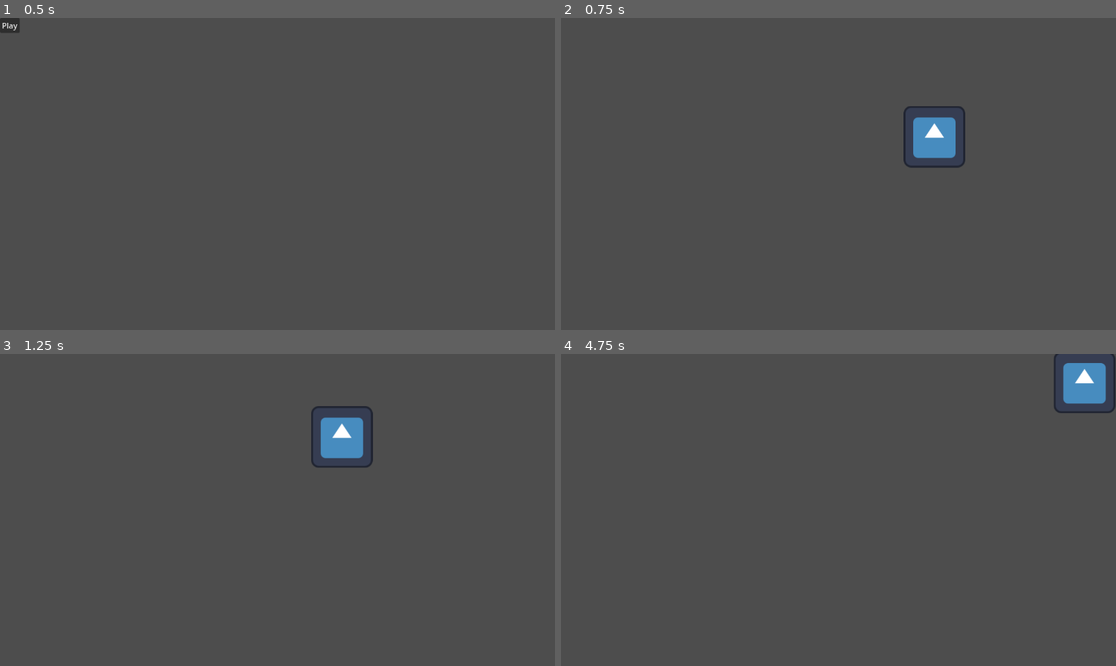
Above: before the commit, frames 1-4 (two rows, left to right).
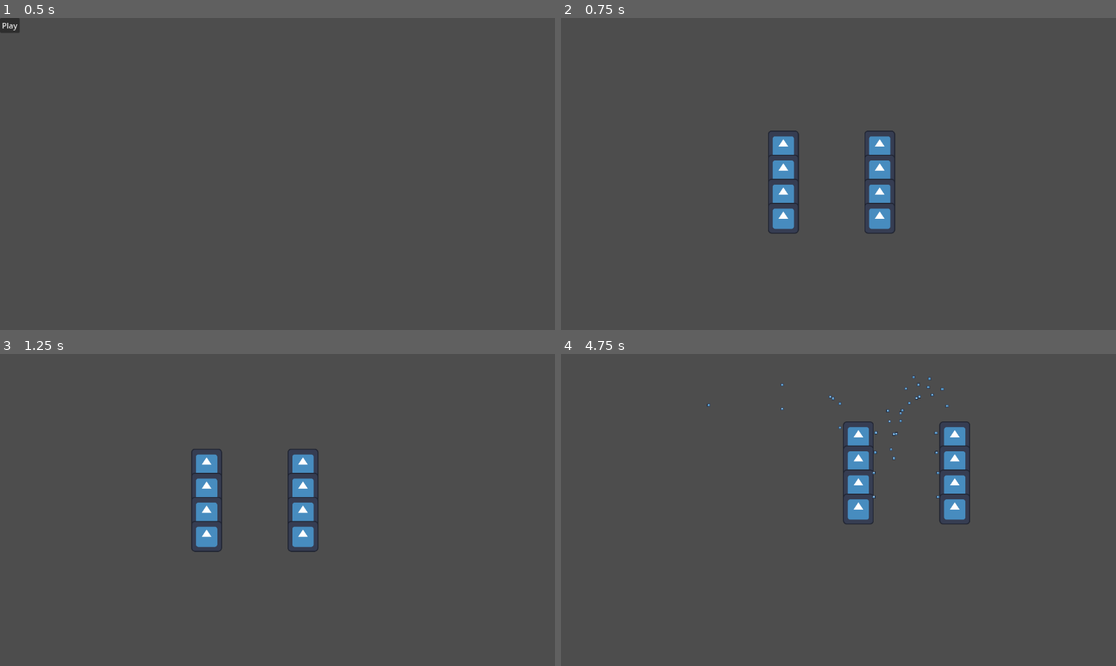
Above: after the commit, the same moments.

Repository: laurentiu-racovcen/valenced-arena
Game: Godot game, scene res://scenes/Main.tscn
The game is run twice, just before and just after one commit, with the same random seed, the same clock (stepped at 60 frames per second) and the same inputs. The engine's default icon, where the game draws it, is replaced by a stand-in: a white triangle on a blue panel in a dark square.
Inputs:
- Up to frame 1 (0.5 s): no input
- Up to frame 2 (0.75 s): click "Play" at 0.5 s
- Up to frame 3 (1.25 s): no input
- Up to frame 4 (4.75 s): no input

Frame 1 is identical in both runs. In frame 2, 3.7% of the frame differs, in the area x 37-73%, y 28-70%; in frame 3, 3.7%; in frame 4, 3.8%, in the area x 26-100%, y 0-55%.

Commit message:
VALENCED-15

Diff:
--- a/game/data/configs/agent_configs.json
+++ b/game/data/configs/agent_configs.json
@@ -1,11 +1,11 @@
 {
   "default": {
-    "max_hp": 100,
-    "move_speed": 200,
-    "damage_per_shot": 10,
-    "fire_rate": 2.0,
-    "ammo_max": 30,
-    "reload_time": 2.0,
-    "los_range": 300
+	"max_hp": 100,
+	"move_speed": 200,
+	"damage_per_shot": 10,
+	"fire_rate": 2.0,
+	"ammo_max": 30,
+	"reload_time": 2.0,
+	"los_range": 300
   }
 }
--- a/game/data/configs/mode_configs.json
+++ b/game/data/configs/mode_configs.json
@@ -1,9 +1,9 @@
 {
   "Survival": {
-    "time_limit": 120
+	"time_limit": 120
   },
   "KOTH": {
-    "time_limit": 180,
-    "max_score": 100
+	"time_limit": 180,
+	"max_score": 100
   }
 }
--- a/game/scenes/Battle.tscn
+++ b/game/scenes/Battle.tscn
@@ -1,9 +1,10 @@
-[gd_scene load_steps=5 format=3 uid="uid://qvxqg4ympsv0"]
+[gd_scene load_steps=6 format=3 uid="uid://qvxqg4ympsv0"]
 
 [ext_resource type="Script" uid="uid://bx8mi6f5vmlrn" path="res://scripts/core/GameManager.gd" id="1_bdmed"]
-[ext_resource type="PackedScene" uid="uid://cbxmlg03fyu8e" path="res://scenes/agents/Agent.tscn" id="2_0448q"]
 [ext_resource type="PackedScene" uid="uid://dxoskq82w5h82" path="res://scenes/GameMap.tscn" id="3_6grd4"]
 [ext_resource type="PackedScene" uid="uid://48306k40p4j4" path="res://scenes/Team.tscn" id="4_0y4rl"]
+[ext_resource type="Script" uid="uid://dw7c674raetoj" path="res://scripts/ui/HUD.gd" id="5_ggyc1"]
+[ext_resource type="Script" uid="uid://k0uf5vefakkv" path="res://scripts/stats/StatsManager.gd" id="6_p8l6q"]
 
 [node name="Battle" type="Node2D"]
 
@@ -12,15 +13,25 @@
 
 [node name="AgentsRoot" type="Node2D" parent="."]
 
-[node name="Agent" parent="AgentsRoot" instance=ExtResource("2_0448q")]
-position = Vector2(804, 263)
-
 [node name="GameMap" parent="." instance=ExtResource("3_6grd4")]
 
 [node name="Teams" type="Node" parent="."]
 
 [node name="TeamA" parent="Teams" instance=ExtResource("4_0y4rl")]
-teamName = "Losers"
+teamName = "TeamA"
 
 [node name="TeamB" parent="Teams" instance=ExtResource("4_0y4rl")]
-teamName = "winners"
+teamName = "TeamB"
+
+[node name="UIRoot" type="Control" parent="."]
+layout_mode = 3
+anchors_preset = 0
+offset_right = 40.0
+offset_bottom = 40.0
+script = ExtResource("5_ggyc1")
+
+[node name="StatsManager" type="Node" parent="."]
+script = ExtResource("6_p8l6q")
+
+[node name="Camera2D" type="Camera2D" parent="."]
+zoom = Vector2(0.5, 0.5)
--- a/game/scenes/agents/Agent.tscn
+++ b/game/scenes/agents/Agent.tscn
@@ -1,7 +1,8 @@
-[gd_scene load_steps=4 format=3 uid="uid://cbxmlg03fyu8e"]
+[gd_scene load_steps=5 format=3 uid="uid://cbxmlg03fyu8e"]
 
 [ext_resource type="Texture2D" uid="uid://dea53ruvjv3vg" path="res://icon.svg" id="1_blbl1"]
 [ext_resource type="Script" uid="uid://b13wtyyuft7v7" path="res://scripts/agents/Agent.gd" id="1_y8vf7"]
+[ext_resource type="Script" uid="uid://475hn1oegpoi" path="res://scripts/agents/AgentPerception.gd" id="3_hdfbc"]
 
 [sub_resource type="CircleShape2D" id="CircleShape2D_blbl1"]
 radius = 19.75
@@ -14,3 +15,6 @@
 
 [node name="CollisionShape2D" type="CollisionShape2D" parent="."]
 shape = SubResource("CircleShape2D_blbl1")
+
+[node name="AgentPerception" type="Node" parent="."]
+script = ExtResource("3_hdfbc")
--- a/game/scenes/bullets/Bullet.tscn
+++ b/game/scenes/bullets/Bullet.tscn
@@ -1,3 +1,18 @@
-[gd_scene format=3]
+[gd_scene load_steps=4 format=3 uid="uid://cyaci81wedemt"]
+
+[ext_resource type="Script" uid="uid://b26v1geg6rasl" path="res://scripts/bullets/Bullet.gd" id="1_jtypa"]
+[ext_resource type="Texture2D" uid="uid://dea53ruvjv3vg" path="res://icon.svg" id="2_qswsy"]
+
+[sub_resource type="CircleShape2D" id="CircleShape2D_qswsy"]
 
 [node name="Bullet" type="Area2D"]
+script = ExtResource("1_jtypa")
+
+[node name="CollisionShape2D" type="CollisionShape2D" parent="."]
+shape = SubResource("CircleShape2D_qswsy")
+
+[node name="Sprite2D" type="Sprite2D" parent="."]
+scale = Vector2(0.1, 0.1)
+texture = ExtResource("2_qswsy")
+
+[connection signal="body_entered" from="." to="." method="_on_Bullet_body_entered"]
--- a/game/scripts/agents/Agent.gd
+++ b/game/scripts/agents/Agent.gd
@@ -4,7 +4,6 @@
 enum Role { LEADER, ADVANCE, TANK, SUPPORT }
 
 @export var role: Role = Role.ADVANCE
-@export var team_id: int = 0
 
 @export var max_hp: int = 100
 @export var move_speed: float = 200.0
@@ -12,10 +11,16 @@
 @export var fire_rate: float = 2.0
 @export var ammo_max: int = 30
 @export var reload_time: float = 2.0
-@export var los_range: float = 300.0
+@export var los_range: float = 500.0
+@onready var perception: AgentPerception = $AgentPerception
 
 var hp: int
 var ammo: int
+var id: String = ""
+var team
+var map: GameMap
+var fire_cooldown: float = 2.0
+
 signal died(agent, killer)
 
 func _ready():
@@ -31,9 +36,39 @@
 		emit_signal("died", self, from_agent)
 		queue_free()
 
+func _try_shoot() -> void:
+	if not perception:
+		return
+	var enemies = perception.get_visible_enemies()
+	if enemies.is_empty():
+		return
+	var target = enemies[0]  # deocamdată luăm primul
+	fire_cooldown = 1.0 / fire_rate
+
+	var bullet_scene = preload("res://scenes/bullets/Bullet.tscn")
+	var bullet = bullet_scene.instantiate() as Bullet
+	get_tree().current_scene.add_child(bullet)
+
+	# direcția spre țintă
+	var dir = (target.global_position - global_position).normalized()
+	bullet.direction = dir
+	bullet.owner = self
+	bullet.damage = damage_per_shot
+
+	# îl spawnăm un pic în fața agentului, nu exact în el
+	var spawn_offset = dir * 50.0   # 20 de pixeli în față
+	bullet.global_position = global_position + spawn_offset
+
+	print(name, " trage spre ", target.name, " cu dir=", dir)
+
+
 func _physics_process(delta: float) -> void:
-	# se mișcă într-un cerc în jurul originii
+	# mișcare simplă de test
 	var t = Time.get_ticks_msec() / 1000.0
 	var dir = Vector2.RIGHT.rotated(t)
 	velocity = dir * move_speed
 	move_and_slide()
+
+	fire_cooldown -= delta
+	if fire_cooldown <= 0.0:
+		_try_shoot()
--- a/game/scripts/agents/AgentPerception.gd
+++ b/game/scripts/agents/AgentPerception.gd
@@ -1,5 +1,32 @@
 extends Node
 class_name AgentPerception
 
+var agent: Agent
+
+func _ready() -> void:
+	agent = get_parent() as Agent
+
 func get_visible_enemies() -> Array:
-	return []
+	if not agent or not agent.map:
+		return []
+
+	var agents_root = agent.get_parent()
+	while agents_root and agents_root.name != "AgentsRoot":
+		agents_root = agents_root.get_parent()
+
+	if agents_root == null:
+		return []
+
+	var res: Array = []
+	for other in agents_root.get_children():
+		if other == agent:
+			continue
+		if other.team.id == agent.team.id:
+			continue
+
+		var dist = agent.global_position.distance_to(other.global_position)
+		if dist <= agent.los_range:
+			# aici poți folosi GameMap.has_line_of_sight dacă vrei
+			res.append(other)
+
+	return res
--- /dev/null
+++ b/game/scripts/bullets/Bullet.gd
@@ -0,0 +1,33 @@
+extends Area2D
+class_name Bullet
+
+@export var speed: float = 300
+var direction: Vector2 = Vector2.ZERO
+var damage: int = 10
+
+var traveled_distance: float = 0.0
+@export var max_distance: float = 2000.0
+
+func _ready() -> void:
+	# ca să fim siguri că se apelează _physics_process
+	set_physics_process(true)
+
+func _physics_process(delta: float) -> void:
+	if direction == Vector2.ZERO:
+		return
+
+	var move_vec = direction * speed * delta
+	global_position += move_vec
+
+	traveled_distance += move_vec.length()
+	if traveled_distance > max_distance:
+		queue_free()
+
+func _on_Bullet_body_entered(body: Node) -> void:
+	# ignorăm propriul owner, ca să nu se distrugă instant
+	if body == owner:
+		return
+
+	if body is Agent:
+		body.take_damage(damage, owner)
+		queue_free()
--- a/game/scripts/core/GameManager.gd
+++ b/game/scripts/core/GameManager.gd
@@ -3,38 +3,90 @@
 enum GameModeType { SURVIVAL, KOTH, CTF, TRANSPORT }
 
 @export var mode_type: GameModeType = GameModeType.SURVIVAL
-var mode = null
+@export var agents_per_team: int = 4
+@export var agent_scene: PackedScene = preload("res://scenes/agents/Agent.tscn")
+var mode: GameModeBase = null
 var time_left: float = 120.0
 
 func _ready():
+	_spawn_agents()
+	_register_agents_to_teams()
 	_init_mode()
+	_connect_agent_signals()
 
 func _process(delta: float) -> void:
 	time_left -= delta
 	if time_left <= 0.0:
 		time_left = 0.0
-		if mode and "on_time_expired" in mode:
+		if mode and mode.has_method("on_time_expired"):
 			mode.on_time_expired()
-	if mode and "update" in mode:
+	if mode:
 		mode.update(delta)
 
 func _init_mode() -> void:
 	match mode_type:
 		GameModeType.SURVIVAL:
-			mode = load("res://scripts/modes/SurvivalMode.gd").new()
+			mode = SurvivalMode.new()
 		GameModeType.KOTH:
-			mode = load("res://scripts/modes/KothMode.gd").new()
+			mode = KothMode.new()
 		GameModeType.CTF:
-			mode = load("res://scripts/modes/CtfMode.gd").new()
+			mode = CtfMode.new()
 		GameModeType.TRANSPORT:
-			mode = load("res://scripts/modes/TransportMode.gd").new()
+			# deocamdată poți lăsa null
+			mode = null
+
 	if mode:
 		add_child(mode)
-		if "setup" in mode:
-			mode.setup(self)
+		mode.setup(self)
+
+func _spawn_agents() -> void:
+	var agents_root = $"../AgentsRoot"
+	var map = $"../GameMap"
+	# de exemplu: două echipe, TeamA și TeamB
+	var teams_node = $"../Teams"
+	var team_nodes = teams_node.get_children()
+	if team_nodes.size() < 2:
+		return
+
+	for team_index in range(2):
+		for i in range(agents_per_team):
+			var agent = agent_scene.instantiate() as Agent
+			agents_root.add_child(agent)
+			var base_x = -200 if team_index == 0 else 200
+			var base_y = -100 + i * 100
+			agent.global_position = Vector2(base_x, base_y)
+			agent.map = map
+
+
+func _register_agents_to_teams() -> void:
+	if not has_node("../Teams"):
+		return
+	var teams_node = $"../Teams"
+
+	var agents = get_all_agents()
+	if agents.is_empty():
+		return
+
+	var team_nodes = teams_node.get_children()
+
+	if team_nodes.size() < 2:
+		return
+	var half = agents.size() / 2
+	for i in range(agents.size()):
+		var agent = agents[i]
+		var team = team_nodes[0] if i < half else team_nodes[1]
+		team.add_member(agent)
+
+func _connect_agent_signals() -> void:
+	for a in get_all_agents():
+		if not a.is_connected("died", Callable(self, "_on_agent_died")):
+			a.connect("died", Callable(self, "_on_agent_died"))
+
+func _on_agent_died(agent, killer) -> void:
+	on_agent_killed(agent, killer)
 
 func on_agent_killed(agent, killer) -> void:
-	if mode and "on_agent_killed" in mode:
+	if mode and mode.has_method("on_agent_killed"):
 		mode.on_agent_killed(agent, killer)
 	if has_node("../StatsManager"):
 		$"../StatsManager".on_agent_killed(agent, killer)
--- a/game/scripts/modes/SurvivalMode.gd
+++ b/game/scripts/modes/SurvivalMode.gd
@@ -7,20 +7,22 @@
 	super(ctx)
 	team_alive = {}
 	for a in context.get_all_agents():
-		if not team_alive.has(a.team_id):
-			team_alive[a.team_id] = 0
-		team_alive[a.team_id] += 1
+		if not team_alive.has(a.team.id):
+			team_alive[a.team.id] = 0
+		team_alive[a.team.id] += 1
 
 func update(delta: float) -> void:
+	# deocamdată nu facem nimic aici
 	pass
 
 func on_agent_killed(agent, killer) -> void:
-	if team_alive.has(agent.team_id):
-		team_alive[agent.team_id] -= 1
-		if team_alive[agent.team_id] <= 0:
+	if team_alive.has(agent.team.id):
+		team_alive[agent.team.id] -= 1
+		if team_alive[agent.team.id] <= 0:
+			# toate unitățile din echipa asta au murit → cealaltă echipă câștigă
 			var winning_team := -1
 			for t in team_alive.keys():
-				if t != agent.team_id:
+				if t != agent.team.id:
 					winning_team = t
 			context.on_round_ended(winning_team)
 
--- a/game/scripts/stats/StatsManager.gd
+++ b/game/scripts/stats/StatsManager.gd
@@ -2,9 +2,9 @@
 class_name StatsManager
 
 func on_agent_killed(agent, killer) -> void:
-    # logare KDA, DPS, etc.
-    pass
+	# logare KDA, DPS, etc.
+	pass
 
 func on_round_ended(winning_team: int) -> void:
-    # salvează statistici de meci
-    pass
+	# salvează statistici de meci
+	pass
--- a/game/scripts/team/Team.gd
+++ b/game/scripts/team/Team.gd
@@ -2,14 +2,20 @@
 class_name Team
 
 @export var teamName: String = "Team"
+var id
 var members: Array[Agent] = []
 @onready var comms: CommsManager = $Comms
-var map: GameMap
 
 func add_member(agent: Agent) -> void:
 	members.append(agent)
 	agent.team = self
-	agent.map = map
+	id = get_team_id()
 	if agent.id == "":
 		agent.id = agent.name
-	comms.register_agent(agent.id, agent)
+
+func get_team_id() -> int:
+	if name.ends_with("A"):
+		return 0
+	elif name.ends_with("B"):
+		return 1
+	return 0
--- a/game/scripts/ui/AgentInspector.gd
+++ b/game/scripts/ui/AgentInspector.gd
@@ -1,5 +1,5 @@
 extends Control
 
 func set_agent(agent) -> void:
-    # update UI cu info agent
-    pass
+	# update UI cu info agent
+	pass
--- a/game/scripts/ui/HUD.gd
+++ b/game/scripts/ui/HUD.gd
@@ -1,5 +1,15 @@
 extends Control
 
+@onready var label: Label = Label.new()
+
+func _ready() -> void:
+	label.text = ""
+	label.anchor_left = 0.5
+	label.anchor_top = 0.0
+	label.anchor_right = 0.5
+	label.anchor_bottom = 0.0
+	label.position = Vector2(0, 20)
+	add_child(label)
+
 func show_round_result(winning_team: int) -> void:
-    # afișează un mesaj de victorie
-    pass
+	label.text = "A câștigat echipa: %d" % winning_team
Not shown, added: game/scripts/bullets/Bullet.gd.uid
